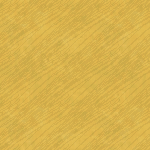
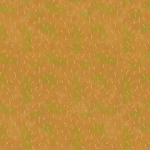
Two versions of the same layered image (150x150). Layer-by-layer changes:
added group "clear" with 6 layers above "desert" over [left=0, top=0, right=150, bottom=150]
added layer "clear #5" in group "clear" over [left=0, top=0, right=150, bottom=150]
hid group "desert" (4 layers) over [left=0, top=0, right=150, bottom=150]
hid "desert #1" over [left=0, top=0, right=150, bottom=150]
